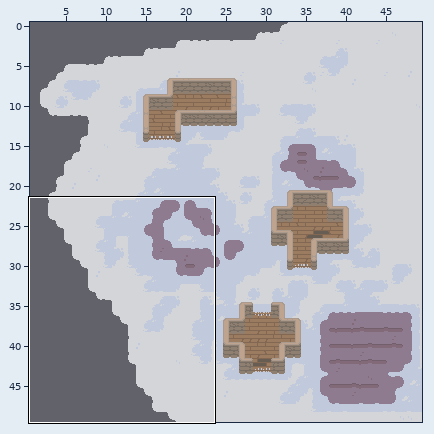
One commit to this Tiled map (JSON): rughai/tiles/tiled/main_hub.tmj. The first picture is a wide view before the edit; the outline marks the close-up.
Close-up. Before the edit:
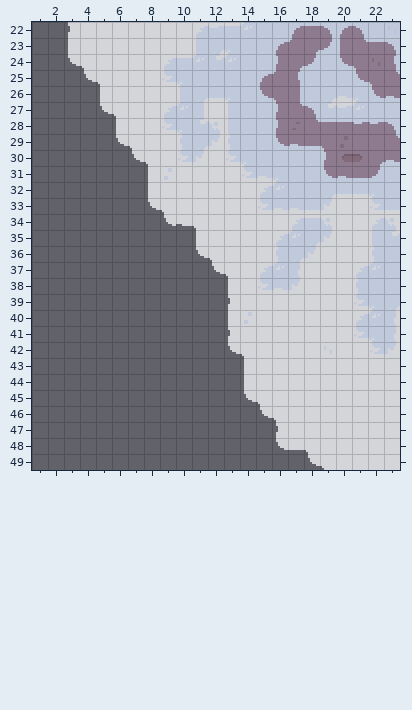
Cells are 8x8 px. Shown: x 1..23, y 22..49. The commit also changed other parts of the map, which this record leaves out.
After:
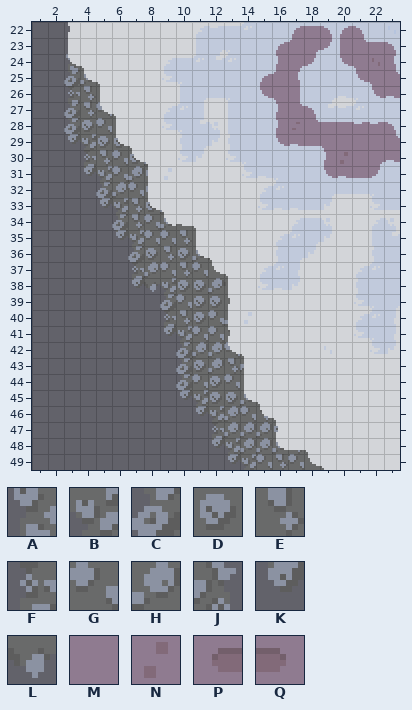
Key: from "main_tileset": A 6, B 11, C 20, D 21, E 22, F 34, G 35, H 36, J 37, K 48, L 50, M 77, N 92, P 108, Q 109.
_ is an empty cell, . an unchanged one.
Changes in this commit:
--- layer "lower level"
@@ x 3..17 @@
-24 _..............
-25 __.............
-26 __.............
-27 ___............
-28 ___............
-29 ____...........
-30 ._____.........
-31 ._____.........
-32 ..____.........
-33 .._____........
-34 ...____........
-35 ..._____.......
-36 ...._____......
-37 ...._____......
-38 ....______.....
-39 ......____.....
-40 ......_____....
-41 ......____.....
-42 .......____....
-43 ......._____...
-44 .......____....
-45 ......._____...
-46 ........_____..
-47 ........._____.
-48 .........______
-49 .........._____
+24 A..............
+25 CH.............
+26 FE.............
+27 CEG............
+28 CDG............
+29 KBDD...........
+30 .FEGDH.........
+31 .KBGHD.........
+32 ..CHGD.........
+33 ..KBEDH........
+34 ...CEGH........
+35 ...KBGGE.......
+36 ....CDEDH......
+37 ....FHGEG......
+38 ....KLBDDH.....
+39 ......CGDD.....
+40 ......FEDGH....
+41 ......KBGG.....
+42 .......CHHG....
+43 .......CDHEJ...
+44 .......CGDG....
+45 .......KBDDH...
+46 ........KBHGE..
+47 .........FHHHD.
+48 .........KBHHHE
+49 ..........KBGEG
--- layer "upper level"
@@ x 20..21 @@
-29 N.
-30 PQ
+29 M.
+30 NM
